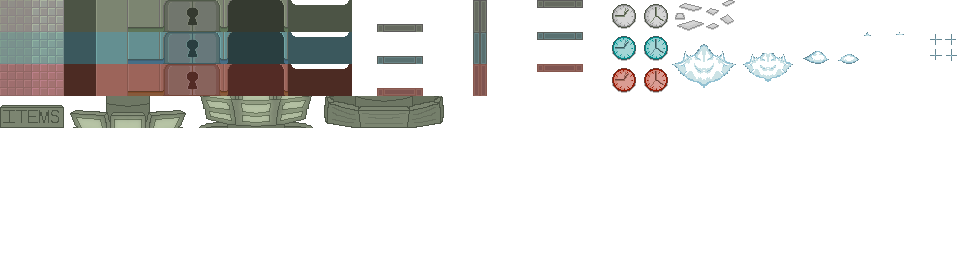
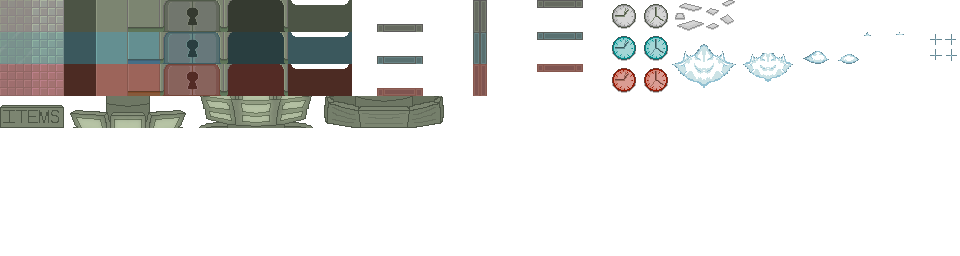
Layered file, before and after one edit (960x256). Changes by layer:
added layer "Floor Shine" (3rd of 3) (10%) above "All Tiles" over bbox(0, 32, 32, 64)
moved "All Tiles" above "Snow/Ice Reference", painted on it over bbox(0, 32, 288, 96)
